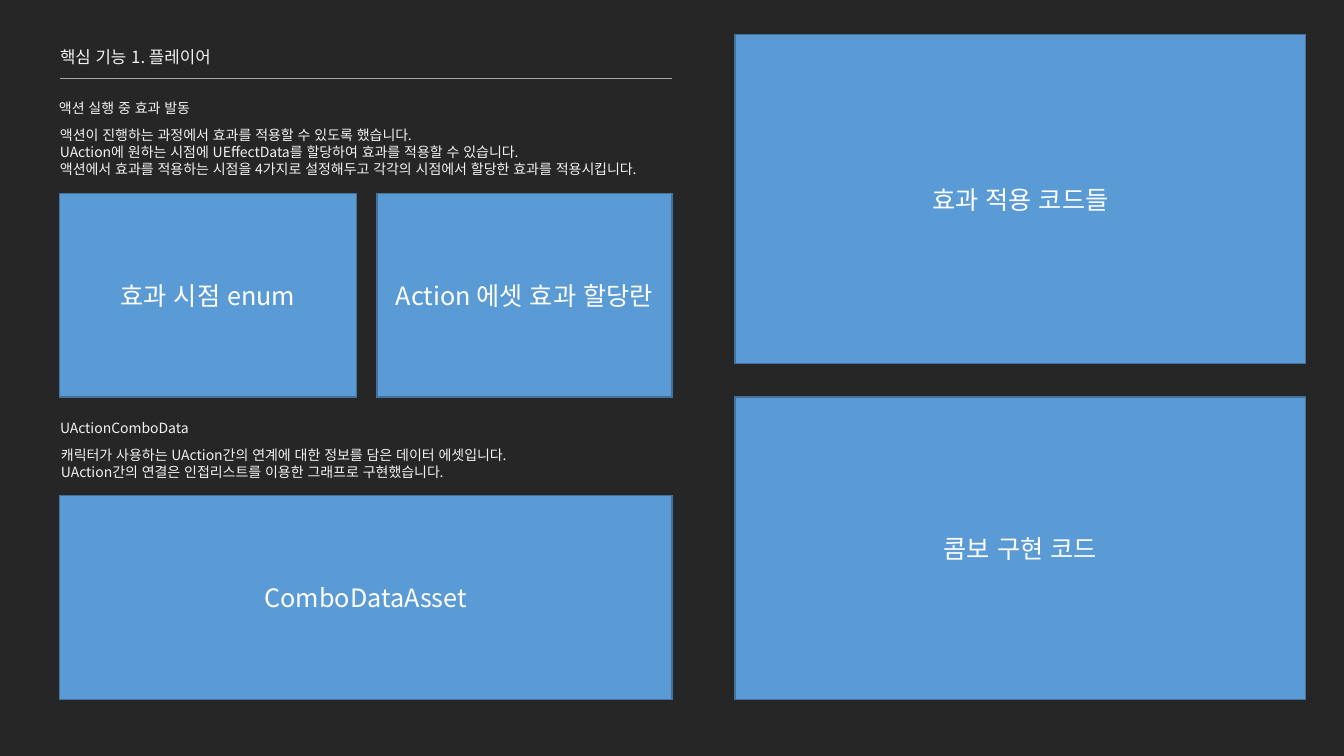
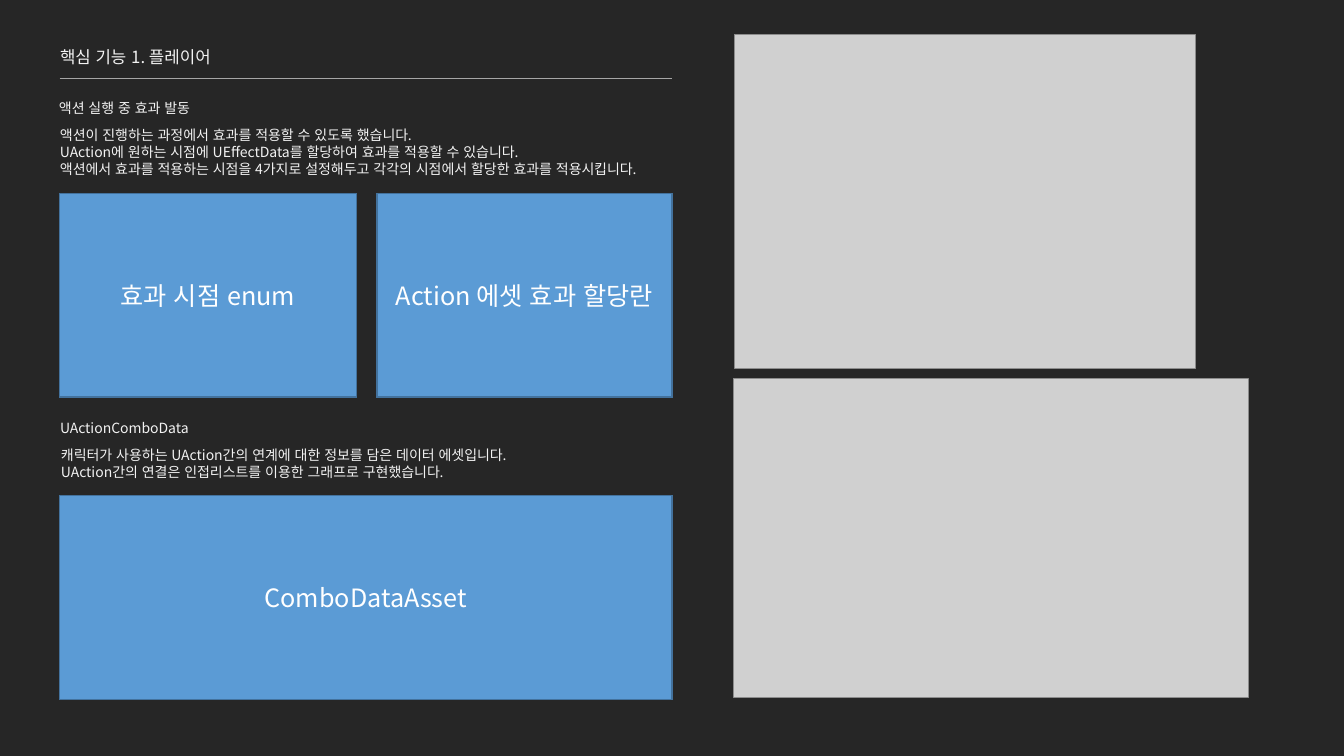
Before and after one commit to jhk0701/project-ARPGHunter, a slide deck: slide 13 of Docs/UnrealEngine_문서_김정환.pptx. Drawn at 1344x756 pixels with LibreOffice and Linux fonts; fonts in the diff are those of the drawing; grey boxes stand for pictures. Boxes give left, top, right and bottom in pixels: in the first picture for what was removed or moved away, otherwise in the second. Text is boxed around its words. In the diff, an @@ line names an element or a change of style, - is before the commit and + after.

```diff
--- a/Docs/UnrealEngine_문서_김정환.pptx
+++ b/Docs/UnrealEngine_문서_김정환.pptx
@@ rectangle removed at (735, 34, 1306, 363) @@
-효과 적용 코드들
@@ picture added at (735, 34, 1196, 368) @@
@@ picture added at (734, 379, 1248, 698) @@
@@ rectangle removed at (735, 397, 1306, 700) @@
-콤보 구현 코드
```
Also in this commit, not shown: 10 other slides changed.
